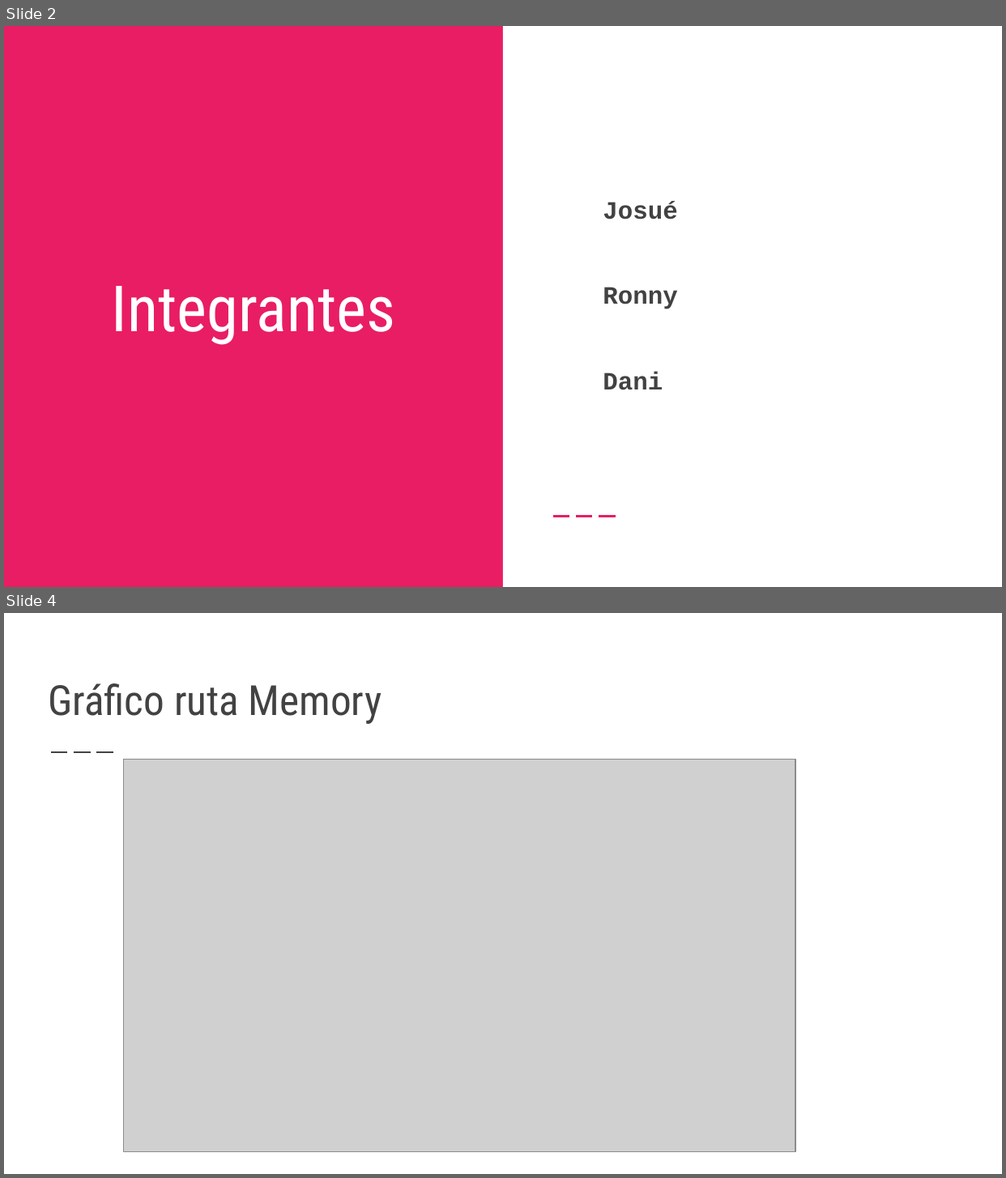
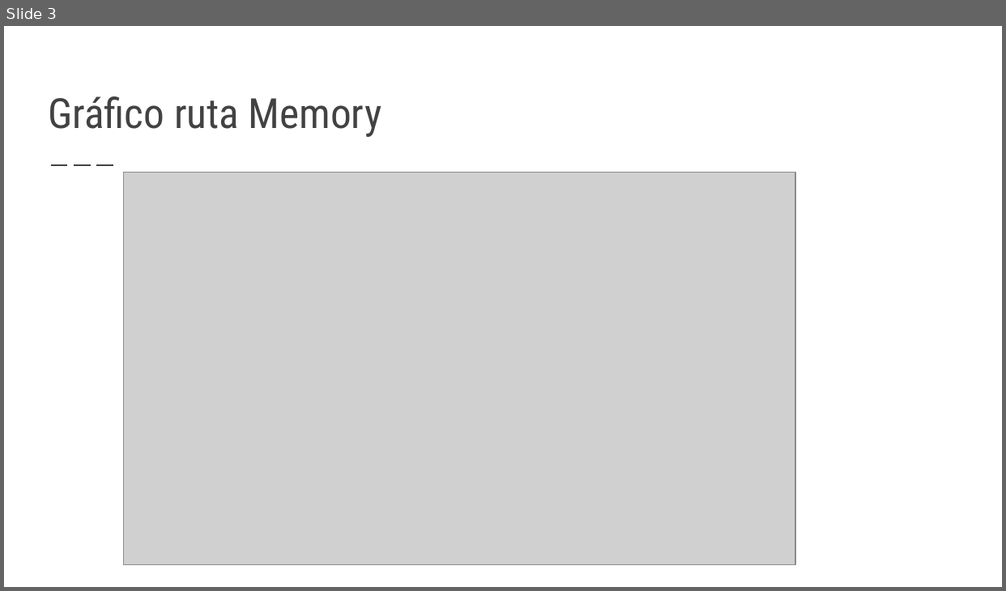
Before and after one commit to josuestaun/proyecto-intermodular, a slide deck: Memory.pptx. Shown one above the other, each under a label of ours: slides 2 and 4 before the commit, slide 3 after it; the slides between them are not shown. The pictures are 1006x1178 and 1006x591 pixels, drawn with LibreOffice and Linux fonts; fonts in the diff are those of the drawing; grey boxes stand for pictures. Boxes give left, top, right and bottom in pixels: in the first picture for what was removed or moved away, otherwise in the second. Text is boxed around its words. In the diff, an @@ line names an element or a change of style, - is before the commit and + after.

```diff
--- a/Memory.pptx
+++ b/Memory.pptx
@@ slide 2 removed at (x1=4, y1=26, x2=1002, y2=587), background #E91D63 @@
@@ rectangle removed at (x1=503, y1=26, x2=1002, y2=587) @@
@@ text removed at (x1=603, y1=201, x2=677, y2=390) @@
-➢ Josué
-➢ Ronny
-➢ Dani
@@ title removed at (x1=112, y1=286, x2=396, y2=345) @@
-Integrantes
@@ line removed from (553, 517) to (616, 517) @@
@@ what was slide 4 is now slide 3 @@
```
Also in this commit, not shown: 2 slides changed, 2 slides added, 1 other slide removed.
